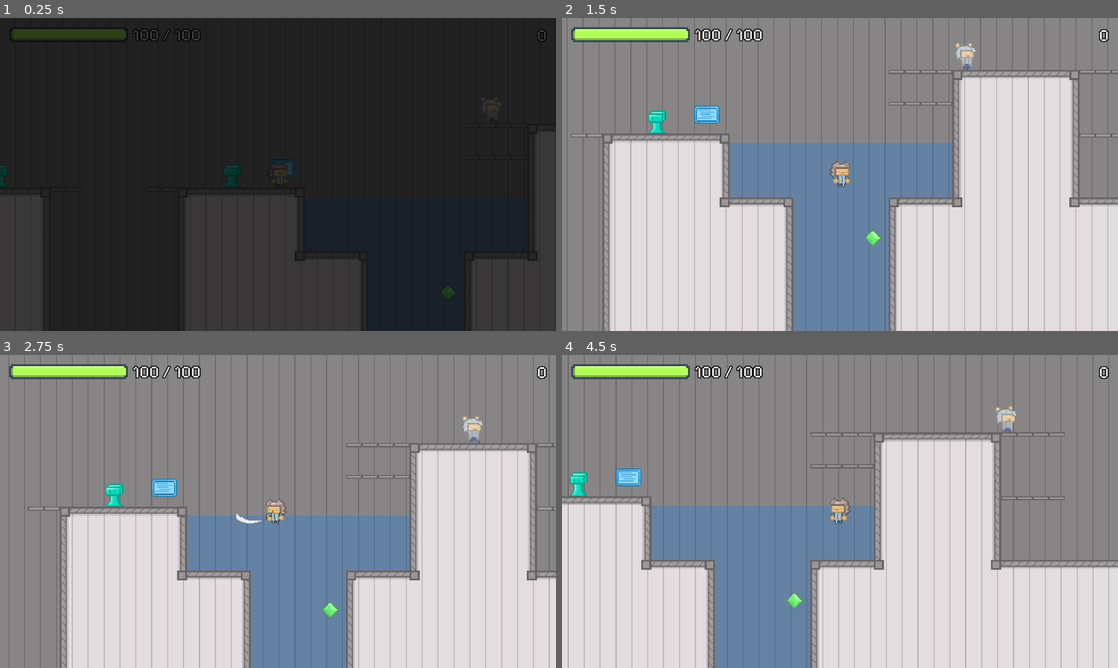
Above: before the commit, frames 1-4 (two rows, left to right).
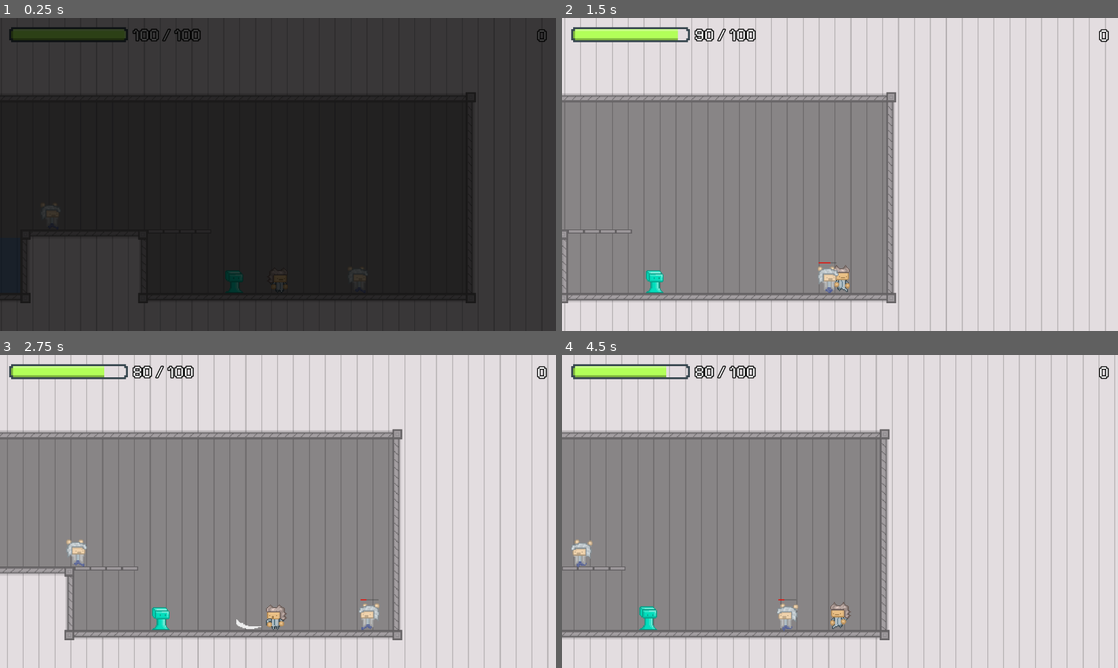
Above: after the commit, the same moments.

Repository: Brian-Magnuson/lab_escape_gd
Game: Godot game, scene res://scenes/level_2.tscn
The game is run twice, just before and just after one commit, with the same random seed, the same clock (stepped at 60 frames per second) and the same inputs. This scene is started directly instead of the project's main scene.
Inputs (mouse positions are in pixels of both pictures, inside the frame that each line leads up to):
- Up to frame 1 (0.25 s): no input
- Up to frame 2 (1.5 s): move the mouse to (962, 158) at 0.52 s; press the mouse at (962, 158) at 0.53 s; hold D (move_right) from 0.53 s (still down); tap Space (jump) at 0.77 s; move the mouse to (728, 190) at 1.27 s; release the mouse at (728, 190) at 1.28 s; tap E (interact) at 1.35 s
- Up to frame 3 (2.75 s): tap Space (jump) at 1.52 s; move the mouse to (333, 442) at 2.02 s; release D (move_right) at 2.03 s; press the mouse at (333, 442) at 2.03 s; hold A (move_left) from 2.03 s (still down)
- Up to frame 4 (4.5 s): move the mouse to (812, 574) at 2.77 s; release A (move_left) at 2.78 s; release the mouse at (812, 574) at 2.78 s; hold D (move_right) 2.78-4.28 s; tap E (interact) at 2.85, 4.35 s; tap Space (jump) at 3.02, 3.77 s; move the mouse to (1006, 558) at 3.52 s; press the mouse at (1006, 558) at 3.53 s; move the mouse to (673, 464) at 4.27 s; release the mouse at (673, 464) at 4.28 s; hold A (move_left) from 4.28 s (still down)

The runs differ from the first frame. In frame 1, 9.4% of the frame differs, in the area x 0-100%, y 0-100%; in frame 2, 65%; in frame 3, 64%; in frame 4, 66%.

Commit message:
Fix player position in L2

Diff:
--- a/scenes/level_2.tscn
+++ b/scenes/level_2.tscn
@@ -734,7 +734,7 @@
 tile_set = SubResource("TileSet_hee1t")
 
 [node name="Player" parent="." instance=ExtResource("8_3buw8")]
-position = Vector2(901, 297)
+position = Vector2(1315, 1299)
 metadata/is_hidden = false
 
 [node name="Camera2D" type="Camera2D" parent="Player"]
